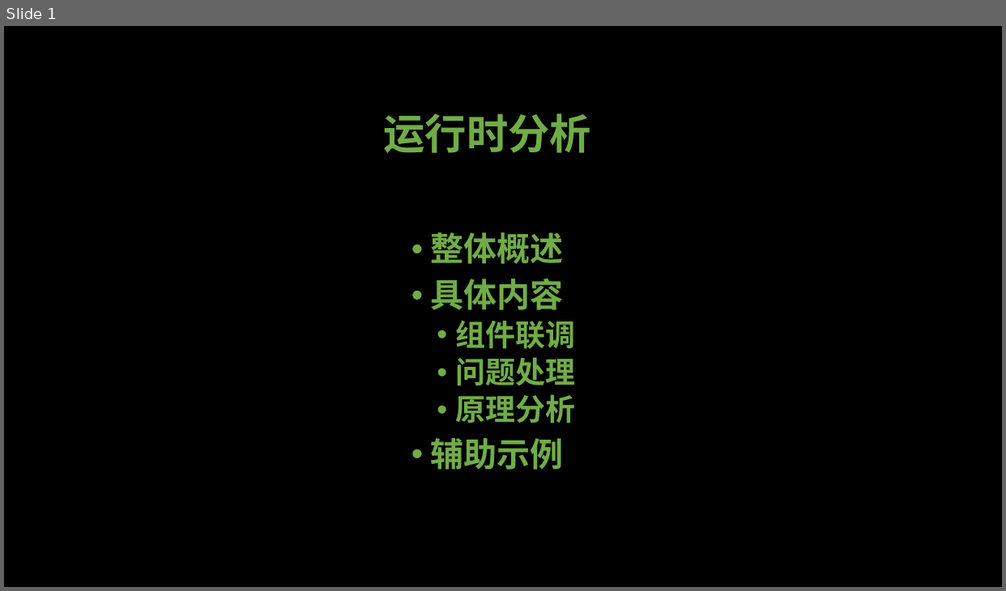
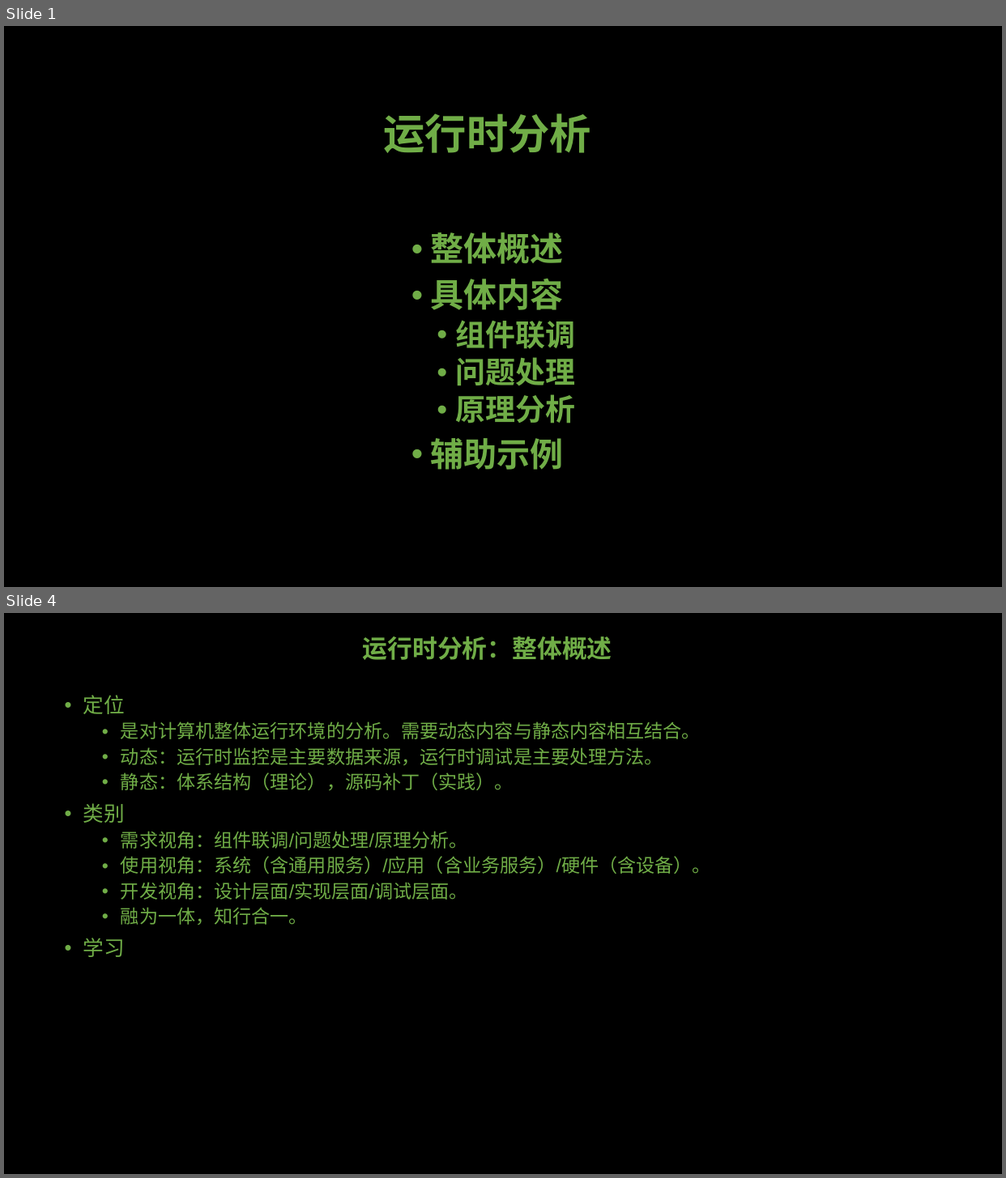
Before and after one commit to GavinKoeng/it-talks, a slide deck: toolchains/runtime-xxx/runtime-analyzing/运行时分析.pptx. Shown one above the other, each under a label of ours: slide 1 before the commit, slides 1 and 4 after it; the slides between them are not shown. The pictures are 1006x591 and 1006x1178 pixels, drawn with LibreOffice and Linux fonts; fonts in the diff are those of the drawing. Boxes give left, top, right and bottom in pixels: in the first picture for what was removed or moved away, otherwise in the second. Text is boxed around its words. In the diff, an @@ line names an element or a change of style, - is before the commit and + after.

Commit message:
toolchains: runtime-xxx: runtime-analyzing: 完成运行时分析PPT初稿

```diff
--- a/toolchains/runtime-xxx/runtime-analyzing/运行时分析.pptx
+++ b/toolchains/runtime-xxx/runtime-analyzing/运行时分析.pptx
@@ slide 4 added at [4,613,1002,1174], background #000000 @@
@@ title added at [363,636,612,660], 24 pt, text #70AD47, bold @@
+运行时分析：整体概述
@@ text added at [83,695,711,957], 18 pt, text #70AD47 @@
+• 定位
+  • 是对计算机整体运行环境的分析。需要动态内容与静态内容相互结合。
+  • 动态：运行时监控是主要数据来源，运行时调试是主要处理方法。
+  • 静态：体系结构（理论），源码补丁（实践）。
+• 类别
+  • 需求视角：组件联调/问题处理/原理分析。
+  • 使用视角：系统（含通用服务）/应用（含业务服务）/硬件（含设备）。
+  • 开发视角：设计层面/实现层面/调试层面。
+  • 融为一体，知行合一。
+• 学习
```
Also in this commit, not shown: 4 slides changed, 14 other slides added.
